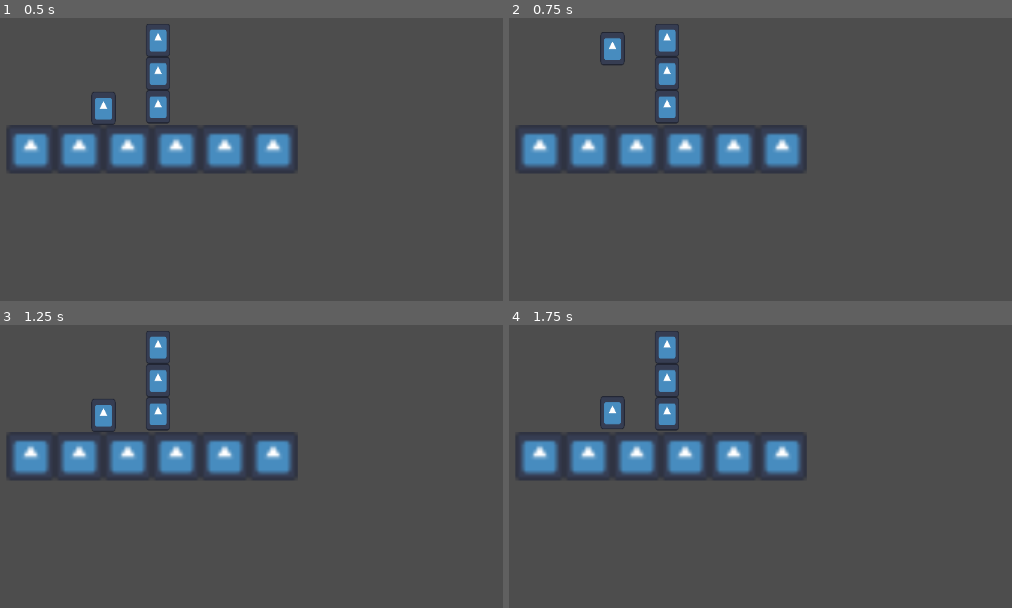
Above: before the commit, frames 1-4 (two rows, left to right).
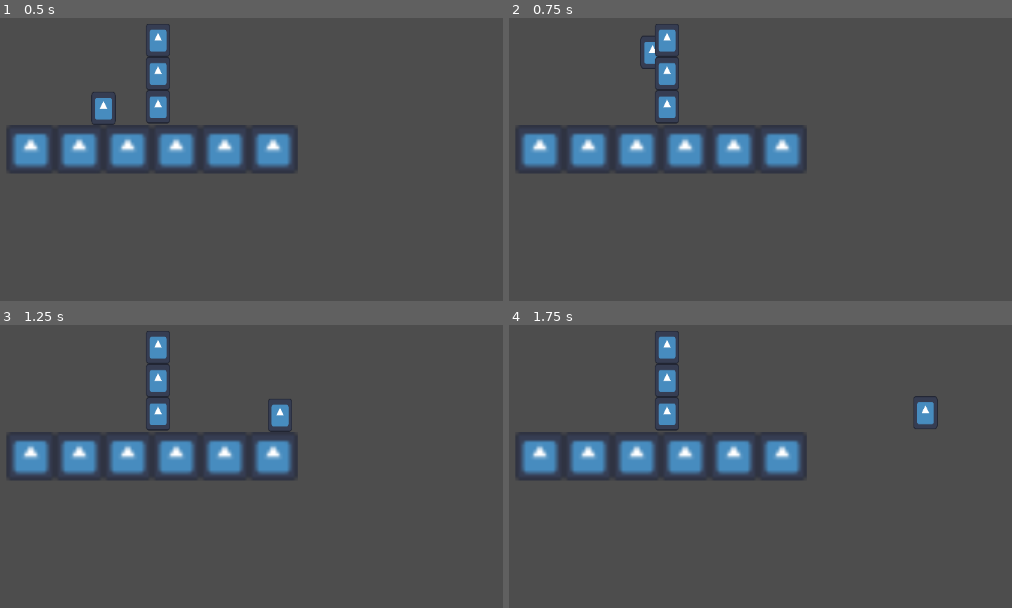
Above: after the commit, the same moments.

Repository: Shuflduf/Olympus
Game: Godot game, scene res://Scenes/world.tscn
The game is run twice, just before and just after one commit, with the same random seed, the same clock (stepped at 60 frames per second) and the same inputs. The engine's default icon, where the game draws it, is replaced by a stand-in: a white triangle on a blue panel in a dark square.
Inputs:
- Up to frame 1 (0.5 s): no input
- Up to frame 2 (0.75 s): tap Enter at 0.5 s; hold Right (right) from 0.53 s (still down); hold C (jump) from 0.53 s (still down)
- Up to frame 3 (1.25 s): keep holding Right (right); keep holding C (jump)
- Up to frame 4 (1.75 s): keep holding Right (right); release C (jump) at 1.28 s; tap C (jump) at 1.35, 1.52 s

Frame 1 is identical in both runs. In frame 2, 0.6% of the frame differs, in the area x 18-30%, y 4-19%; in frame 3, 0.8%, in the area x 18-59%, y 26-38%; in frame 4, 0.8%.

Commit message:
added walking which was very easy actually (i copied from old project)

Diff:
--- a/Scripts/player.gd
+++ b/Scripts/player.gd
@@ -1,40 +1,65 @@
 class_name Player
 extends CharacterBody2D
 
-@export var gravity : float = 900.0
-@export var jump_speed : float = -140.0
-@export var max_fall : float = 450.0
-@export var half_grav_threshold : float = 40.0
-@export var var_jump_time : float = 0.2
+# -- Vertical --
+const gravity : float = 900.0
+const jump_speed : float = -140.0
+const max_fall : float = 450.0
+const half_grav_threshold : float = 40.0
 
-var var_jump_timer : float = 0.0
-var current_jump_force : float = 0.0
-
+var var_jump_time: float = 0.12
+var var_jump_timer: float = 0.0
+var current_jump_force: float = 0.0
 var time_in_air := 0.0
 
+
+# -- Horizontal --
+const max_run: float = 90.0
+const run_accel: float = 1000.0
+const run_reduce: float = 400.0
+const air_mult: float = 0.65
+
 func _physics_process(delta: float) -> void:
-	if not is_on_floor():
-		var mult := 1.0
-		if abs(velocity.y) < half_grav_threshold and Input.is_action_pressed("jump"):
-			mult = 0.5
+    handle_vertical(delta)
+    handle_horizontal(delta)
 
-		velocity.y = min(velocity.y + gravity * mult * delta, max_fall)
-		time_in_air += delta
-		print(time_in_air)
+    move_and_slide()
 
-		if Input.is_action_pressed("jump"):
-			if var_jump_timer > 0:
-				var_jump_timer -= delta
-				velocity.y += (current_jump_force - velocity.y) * delta * 10
-		else:
-			var_jump_timer = 0.0
-	else:
-		var_jump_timer = 0.0
 
-	if is_on_floor() and Input.is_action_just_pressed("jump"):
-		current_jump_force = jump_speed
-		velocity.y = current_jump_force
-		var_jump_timer = var_jump_time
-		time_in_air = 0
+func handle_horizontal(delta: float) -> void:
+    var move_x := Input.get_action_strength("right") - Input.get_action_strength("left")
 
-	move_and_slide()
+    var mult:float = 1.0
+    if not is_on_floor():
+        mult = air_mult
+
+    if abs(velocity.x) > max_run and sign(velocity.x) == move_x:
+        velocity.x = move_toward(velocity.x, max_run * move_x, run_reduce * mult * delta)
+    else:
+        velocity.x = move_toward(velocity.x, max_run * move_x, run_accel * mult * delta)
+
+
+func handle_vertical(delta: float) -> void:
+    if not is_on_floor():
+        var mult := 1.0
+        if abs(velocity.y) < half_grav_threshold and Input.is_action_pressed("jump"):
+            mult = 0.5
+
+        velocity.y = min(velocity.y + gravity * mult * delta, max_fall)
+        time_in_air += delta
+        print(time_in_air)
+
+        if Input.is_action_pressed("jump"):
+            if var_jump_timer > 0:
+                var_jump_timer -= delta
+                velocity.y += (current_jump_force - velocity.y) * delta * 10
+        else:
+            var_jump_timer = 0.0
+    else:
+        var_jump_timer = 0.0
+
+    if is_on_floor() and Input.is_action_just_pressed("jump"):
+        current_jump_force = jump_speed
+        velocity.y = current_jump_force
+        var_jump_timer = var_jump_time
+        time_in_air = 0
